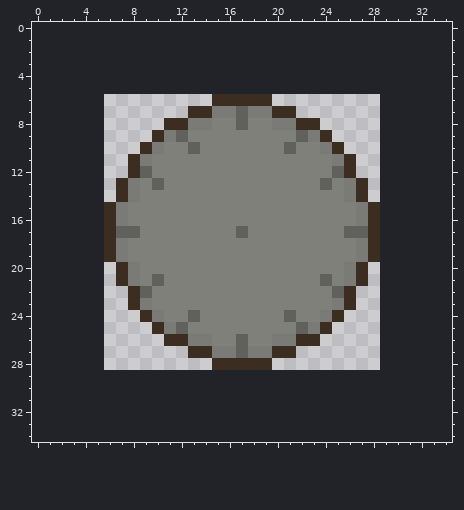
Pixel-art sprite -- Art Assets/Sprites/Hallway Decorations/Wall Clock.png. This is how it looked before the edit.
The file is 23x23 pixels. Colours within 5 levels of each other are drawn and written as one. The old version is drawn lined up with the new one, on the new canvas.
The result:
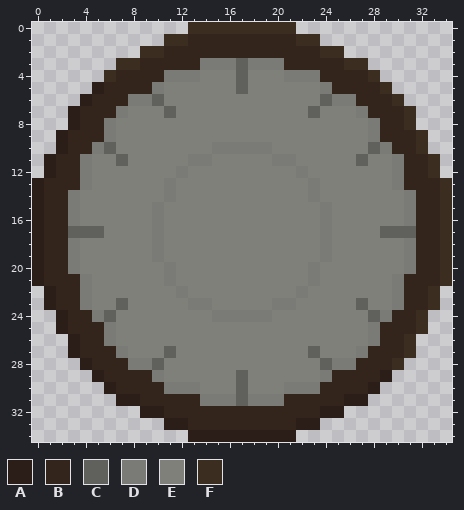
Palette (. is transparent): A #2b1e18  B #33251c  C #60615d  D #7a7a76  E #7f807a  F #3b2e20
From the commit log: Imported new wall clock into unity
The edit:
canvas 23x23 -> 35x35, the old top-left corner now at 6,6
@@ x 0..34 @@
- 0 ...................................
- 1 ...................................
- 2 ...................................
- 3 ...................................
- 4 ...................................
- 5 ...................................
- 6 ...............FFFFF...............
- 7 .............FFDDCDDFF.............
- 8 ...........FFDDEECEEDDFF...........
- 9 ..........FDCEEEEEEEEECDF..........
-10 .........FDEECEEEEEEECEEDF.........
-11 ........FDEEEEEEEEEEEEEEEDF........
-12 ........FCEEEEEEEEEEEEEEECF........
-13 .......FDECEEEEEEEEEEEEECEDF.......
-14 .......FDEEEEEEEEEEEEEEEEEDF.......
-15 ......FDEEEEEEEEEEEEEEEEEEEDF......
-16 ......FDEEEEEEEEEEEEEEEEEEEDF......
-17 ......FCCEEEEEEEECEEEEEEEECCF......
-18 ......FDEEEEEEEEEEEEEEEEEEEDF......
-19 ......FDEEEEEEEEEEEEEEEEEEEDF......
-20 .......FDEEEEEEEEEEEEEEEEEDF.......
-21 .......FDECEEEEEEEEEEEEECEDF.......
-22 ........FCEEEEEEEEEEEEEEECF........
-23 ........FDEEEEEEEEEEEEEEEDF........
-24 .........FDEECEEEEEEECEEDF.........
-25 ..........FDCEEEEEEEEECDF..........
-26 ...........FFDDEECEEDDFF...........
-27 .............FFDDCDDFF.............
-28 ...............FFFFF...............
-29 ...................................
-30 ...................................
-31 ...................................
-32 ...................................
-33 ...................................
-34 ...................................
+ 0 .............FFFFFFFFF.............
+ 1 ...........FFBBBBBBBBBFF...........
+ 2 .........FFBBBBBBBBBBBBBFF.........
+ 3 .......FFBBBBBDDDCDDDBBBBBFF.......
+ 4 ......FBBBBDDDEEECEEEDDDBBBBF......
+ 5 .....ABBBBDEEEEEECEEEEEEDBBBBF.....
+ 6 ....ABBBDDCEEEEEEEEEEEEECDDBBBF....
+ 7 ...ABBBDEEECEEEEEEEEEEECEEEDBBBF...
+ 8 ...ABBDEEEEEEEEEEEEEEEEEEEEEDBBF...
+ 9 ..ABBBDEEEEEEEEEEEEEEEEEEEEEDBBBF..
+10 ..ABBDCEEEEEEEEDDDDDEEEEEEEECDBBF..
+11 .ABBDEECEEEEEDDEEEEEDDEEEEECEEDBBF.
+12 .ABBDEEEEEEEDEEEEEEEEEDEEEEEEEDBBF.
+13 ABBBDEEEEEEDEEEEEEEEEEEDEEEEEEDBBBF
+14 ABBDEEEEEEEDEEEEEEEEEEEDEEEEEEEDBBF
+15 ABBDEEEEEEDEEEEEEEEEEEEEDEEEEEEDBBF
+16 ABBDEEEEEEDEEEEEEEEEEEEEDEEEEEEDBBF
+17 ABBCCCEEEEDEEEEEEEEEEEEEDEEEECCCBBF
+18 ABBDEEEEEEDEEEEEEEEEEEEEDEEEEEEDBBF
+19 ABBDEEEEEEDEEEEEEEEEEEEEDEEEEEEDBBF
+20 ABBDEEEEEEEDEEEEEEEEEEEDEEEEEEEDBBF
+21 ABBBDEEEEEEDEEEEEEEEEEEDEEEEEEDBBBF
+22 .ABBDEEEEEEEDEEEEEEEEEDEEEEEEEDBBF.
+23 .ABBDEECEEEEEDDEEEEEDDEEEEECEEDBBF.
+24 ..ABBDCEEEEEEEEDDDDDEEEEEEEECDBBF..
+25 ..ABBBDEEEEEEEEEEEEEEEEEEEEEDBBBF..
+26 ...ABBDEEEEEEEEEEEEEEEEEEEEEDBBF...
+27 ...ABBBDEEECEEEEEEEEEEECEEEDBBBF...
+28 ....ABBBDDCEEEEEEEEEEEEECDDBBBF....
+29 .....ABBBBDEEEEEECEEEEEEDBBBBA.....
+30 ......ABBBBDDDEEECEEEDDDBBBBA......
+31 .......AABBBBBDDDCDDDBBBBBAA.......
+32 .........AABBBBBBBBBBBBBAA.........
+33 ...........AABBBBBBBBBAA...........
+34 .............AAAAAAAAA.............
Boxes around the changes in both pictures, in picture pixels (x1, y1, x2, y2):
changed: (32, 22, 452, 442)
